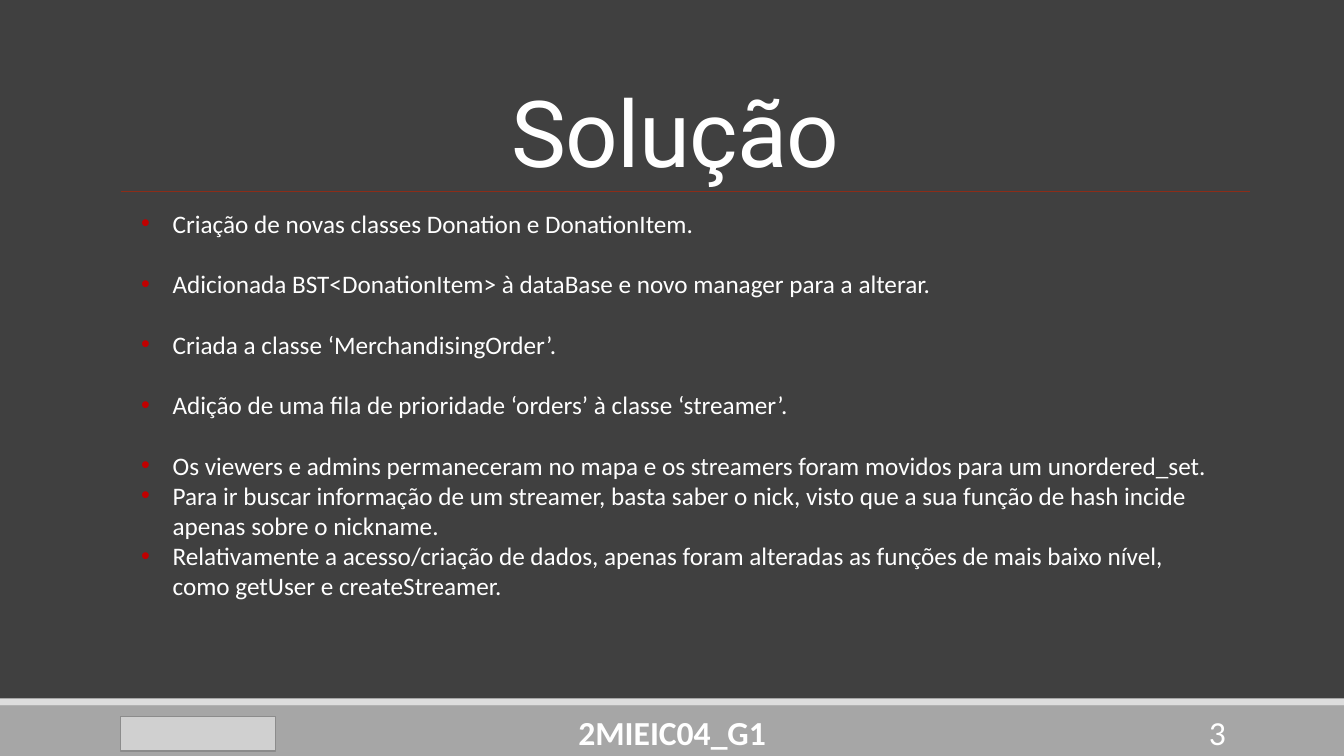
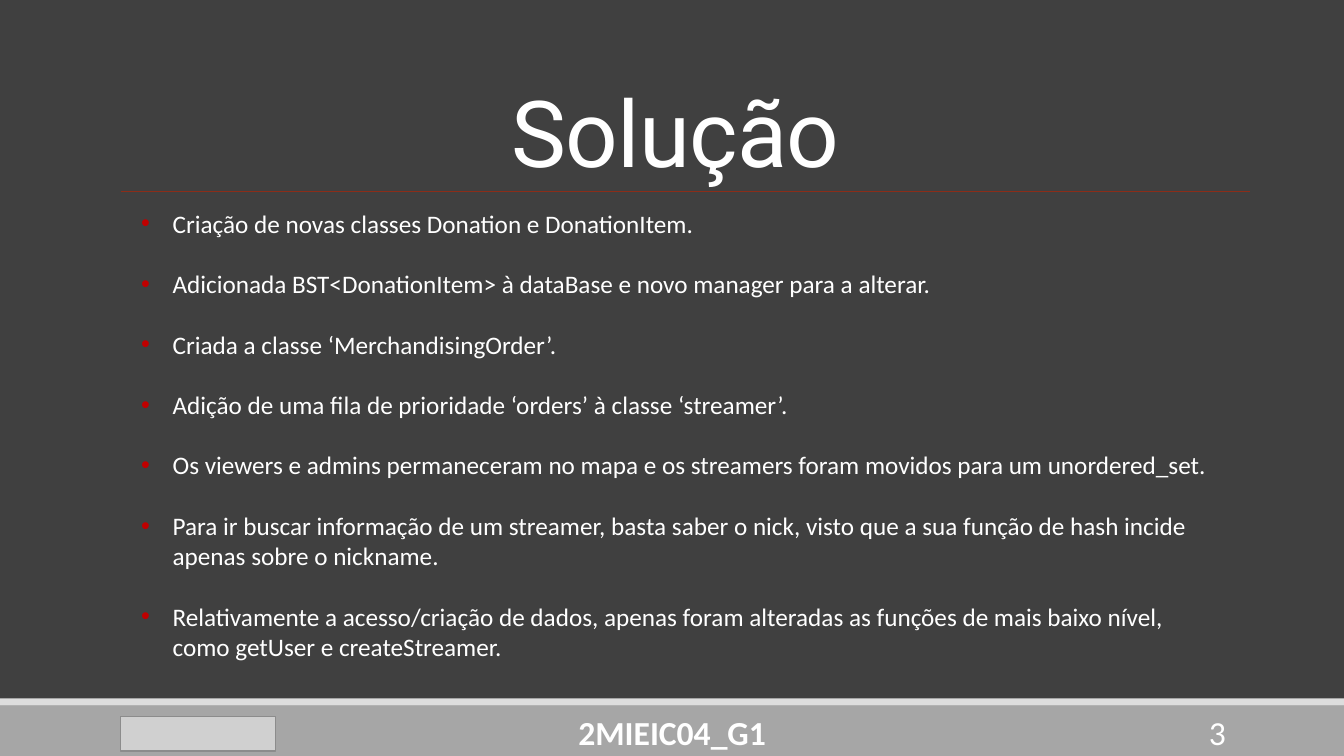
Before and after one commit to DoStini/FEUP-AEDA-proj, a slide deck: slide 3 of StreamZ__P2.pptx. Drawn at 1344x756 pixels with LibreOffice and Linux fonts; fonts in the diff are those of the drawing; grey boxes stand for pictures. Boxes give left, top, right and bottom in pixels: in the first picture for what was removed or moved away, otherwise in the second. Text is boxed around its words. In the diff, an @@ line names an element or a change of style, - is before the commit and + after.

```diff
--- a/StreamZ__P2.pptx
+++ b/StreamZ__P2.pptx
@@ text "Criação de novas classes Donation ..." rewrapped from (173, 215, 1206, 600) to (173, 215, 1206, 661) @@
```
Also in this commit, not shown: 1 other slide changed.
